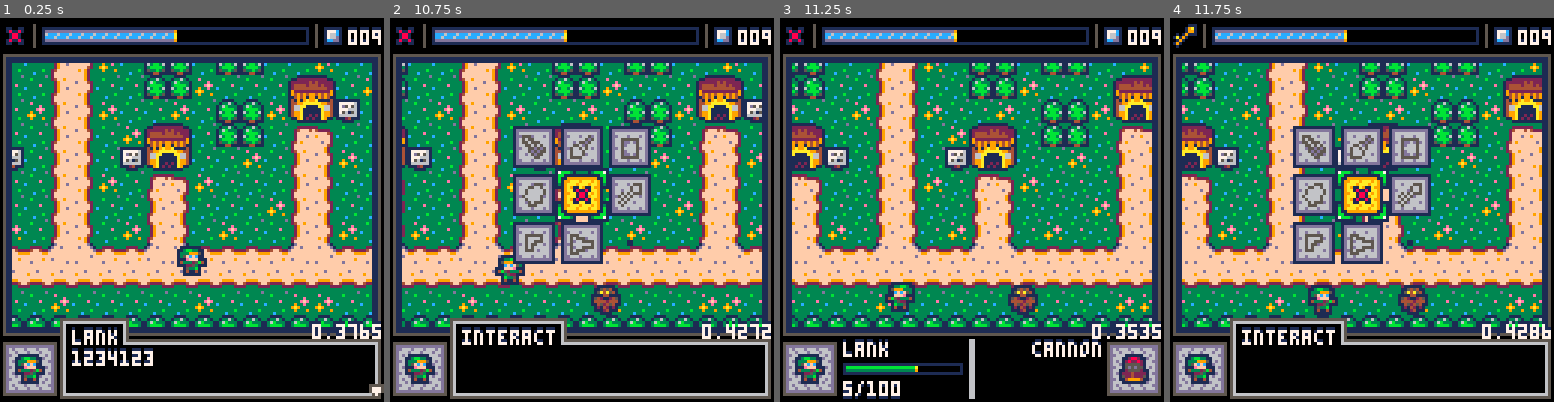
Above: before the commit, frames 1-4 (left to right).
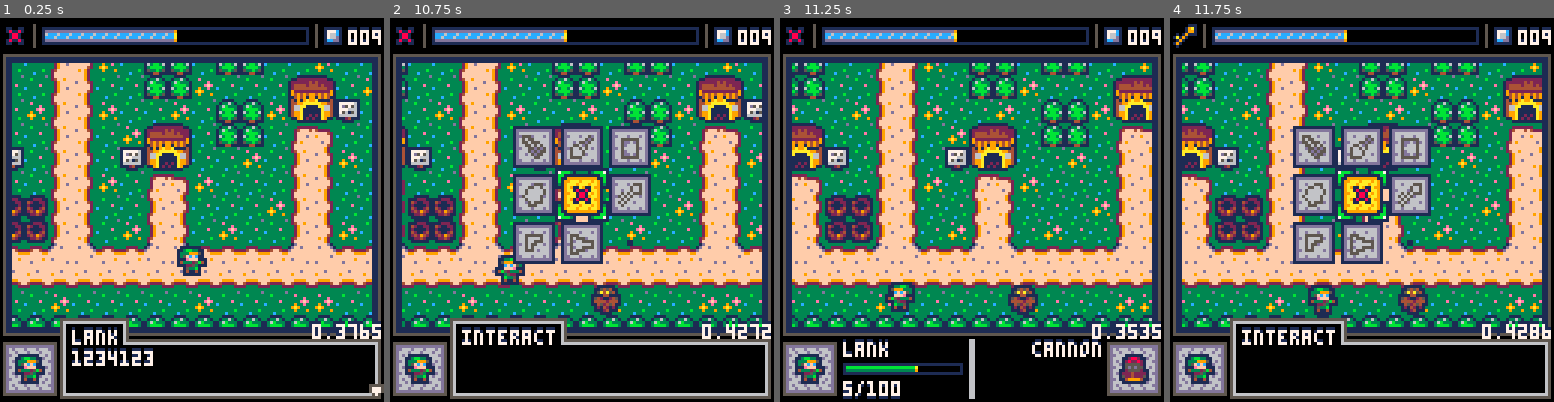
Above: after the commit, the same moments.

Repository: alanxoc3/zeldo-game
Game: PICO-8 cartridge zeldo.p8
Same seed, same stepped clock (60 frames per second), same inputs: the game is played once before the commit and once after it.
Inputs:
- Up to frame 1 (0.25 s): no input
- Up to frame 2 (10.75 s): tap O (Z key) at 0.33, 0.7, 1.43, 2.22, 3.1, 3.98, 4.87, 5.75, 6.63, 7.52, 8.4, 9.28, 10.17 s; tap X (X key) at 1.07, 2.07, 2.4, 2.73, 3.07, 3.4, 3.73, 4.07, 4.4, 4.73, 5.07, 5.4, 5.73, 6.07, 6.4, 6.73, 7.07, 7.4, 7.73, 8.07, 8.4, 8.73, 9.07, 9.4, 9.73, 10.07, 10.4, 10.73 s; hold Left 1.97-2.37 s; hold Down 2.42-2.82 s; hold Right 2.87-3.53 s; hold Up 3.58-4.08 s; hold Right 4.13-4.53 s; hold Down 4.58-5.08 s; hold Left 5.13-5.8 s; hold Up 5.85-6.18 s; hold Left 6.23-6.63 s; hold Down 6.68-7.08 s; hold Right 7.13-7.8 s; hold Up 7.85-8.35 s; hold Right 8.4-8.8 s; hold Down 8.85-9.35 s; hold Left 9.4-10.07 s; hold Up 10.12-10.45 s; hold Left from 10.5 s (still down)
- Up to frame 3 (11.25 s): release Left at 10.9 s; hold Down from 10.95 s (still down); tap O (Z key) at 11.05 s; tap X (X key) at 11.07 s
- Up to frame 4 (11.75 s): release Down at 11.35 s; tap X (X key) at 11.4, 11.73 s; hold Right from 11.4 s (still down)

The runs differ from the first frame. In frame 1, 1.1% of the frame differs, in the area x 3-13%, y 46-59%; in frame 2, 1.5%, in the area x 4-18%, y 46-59%; in frame 3, 1.5%; in frame 4, 1.5%.

Commit message:
Inprovement to dirt and ash. Also added Bones sprite.

Diff:
--- a/zeldo.p8
+++ b/zeldo.p8
@@ -290,164 +290,164 @@
 0000000000020202000000000000000000000000000202020000000000000000000000000002020200000000000000000202000202020202000000000000000000000000000000000000000000000000020202000000020200000000000000000202020202020201000000000000000002020202020202020000000000000000
 __map__
 d7d6d6d6d6d6d6d6d7d6d6d6d6d6d6d6d7d6d6d6d6d6d6d6d7d6d6d6d6d6d6d6b6b70303030303030303030303030303b6b7a5a6a6a6a6a6a6a6a6a6a6a6959606060606060606060606060606060606676667666766671414666766676667660404040404040404040404040404040434363636363636363636363636363636
-d7333120201515d7d7151515151515d7d7111111111111d7d7311515151531d7c4c58081818203808181818181818203b6b78081818181820202020202029596060616161616161717161616161616066667666766676614146766676667666704030303031212a3a41212030303030434041313131313131313131313130434
-d7151520201515d7d7151515151515d7d7111111111111d7d7151515151515d7d4d5a08483a203a08483a1a1a1849203b6b79083a1a18492141414141414a5a60616161616161617171616161616160697666766671414141414146667666795040312121212b0b3b4b012121212030434131313131313131313131313131334
-d7323215153232d7d7323209083232d7d7111111111111d7d7151520201515d7b6b70390920303039092120312909203b6b790920202909381818181818181810616161616161617171616161616160696971414141414424314141414149596040312121212b11212b112121212030434131313131313131313131313131334
+d7333120201515d7d7151515151515d7d7111111111111d7d7311515151531d7c4c58081818203808181818181818203b6b78081818181820202020202029596060616161616161717161616161616066667666766676614146766676667666704030303031212a3a41229030303030434041313131313131313131313130434
+d7151520201515d7d7151515151515d7d7111111111111d7d7151515151515d7d4d5a08483a203a08483a1a1a1849203b6b79083a1a18492141414141414a5a60616161616161617171616161616160687666766671414141414146667666795040312291212b0b3b4b012121212030434131313131313131313131313131334
+d7323215153232d7d7323209083232d7d7111111111111d7d7151520201515d7b6b70390920303039092120312909203b6b790920202909381818181818181810616161616161617171616161616160697871414141414424314141414149596040312121212b11229b112121229030434131313131313131313131313131334
 d7311515151531d7d7311515151531d7d7111111111111d7d7151520201515d7b6b70390921203129092030303909203b6b7909202029083a1a18483a1a1a1a106171717161616171716161617171706969714424314145253141442431495960403030312121212121212120303030434131313131313131313131313131334
-d7151515151515d7d7151515151515d7d7111111111111d7d7151515151515d7b6b70390938181819493820380949381b6b7909381819492020290921414858606161617161616171716161617161606969714525314141414141452531495960403030303031212121203120303030434131313131313131313131313131334
-d7311515151531d7d7311515151531d7d7111111111111d7d7311515151531d7b6b703a0a1a1a1a1a1a1a203a0a1a1a1b6b7a0a18483a1a2020290921414959606161617161616171716161617161606969714141414141414141414141495960412121203031212121203121212120434131313131313131313131313131334
+d7151515151515d7d7151515151515d7d7111111111111d7d7151515151515d7b6b70390938181819493820380949381b6b7909381819492020290921414858606161617161616171716161617161606969714525314141414141452531495960403030303032912121203120303030434131313131313131313131313131334
+d7311515151531d7d7311515151531d7d7111111111111d7d7311515151531d7b6b703a0a1a1a1a1a1a1a203a0a1a1a1b6b7a0a18483a1a2020290921414959606161617161616171716161617161606969714141414141414141414141495960429121203031212121203121229120434131313131313131313131313131334
 d6d6d6c6c7d6d6d7d6d6d6c6c7d6d6d7d6d6d61111d6d6d7d6d6d6c6c7d6d6d7b6b70303030303030303030303030303b6b7141490921414141490921414959606171717161616171716161617171706969714424314141414141442431495960432051212041212033204121205320434131313131313131313131313131334
-d7d6e7e7e7e7d6d6d7d6e7e7e7e7d6d6d7d6e7e7e7e7d6d6d7d6e7c6c7e7d6d603030303030303030303030303030303b6b7141490921414141490921414959606161616161616171716161616161606969714525314144243141452531495960412121212031212120303031212120434131313131313131313131313131334
-d733f7f7f7f733d7d731f7f7f7f731d7d733f7f7f7f733d7d733f71515f733d70303031212121212121212121203b5b6b6b7141490920202808194938182959606161616161616171716161616161606969714141414145253141414141495960412121203030312121203031212120434131313131313131313131313131334
-d7151515151515d7d7151515151515d7d7151515151515d7d7151515151515d70303121203120380818181818182b5b6b6b71414909202029083a1a18492959606061616161616171716161616160606969686868714141414141485868696960412043232050303121205323204120434041313131313131313131313130434
-d7424315154243d7d7151515151515d7d7153315153315d7d7313115153131d7818181820303039083a1a1a18492c4c5c4c5808194938181949202029092959606060606060606161606060606060606969696969786871414858695969696960412121212121212121212120303120436363636363637131335363636363634
-d7525315155253d7d7151515151515d7d7151515151515d7d7151515151515d7a1a184938181819492030303a0a2d4d5d4d5a0a1a1a1a1a18492020290929596060606060606061616060606060606060606060696969796a71414a5969596960412121212121212121212030303120434363636363637131335363636363636
+d7d6e7e7e7e7d6d6d7d6e7e7e7e7d6d6d7d6e7e7e7e7d6d6d7d6e7c6c7e7d6d603030303030303030303030303030303b6b7141490921414141490921414959606161616161616171716161616161606969714525314144243141452531495960412121212032912120303031212120434131313131313131313131313131334
+d733f7f7f7f733d7d731f7f7f7f731d7d733f7f7f7f733d7d733f71515f733d70303031212121212121212121203b5b6b6b7141490920202808194938182959606161616161616171716161616161606969714141414145253141414141495960412291203030312121203032912120434131313131313131313131313131334
+d7151515151515d7d7151515151515d7d7151515151515d7d7151515151515d70303121203120380818181818182b5b6b6b71414909202029083a1a18492959606061616161616171716161616160606969786868714141414141485868696960412043232050303121205323204120434041313131313131313131313130434
+d7424315154243d7d7151515151515d7d7153315153315d7d7313115153131d7818181820303039083a1a1a18492c4c5c4c5808194938181949202029092959606060606060606161606060606060606969796969787871414858695969696960412121212291212121212120303120436363636363637131335363636363634
+d7525315155253d7d7151515151515d7d7151515151515d7d7151515151515d7a1a184938181819492030303a0a2d4d5d4d5a0a1a1a1a1a18492020290929596060606060606061616060606060606060606060696979796a71414a5959696960412121212121212122912030303120434363636363637131335363636363636
 d7151515151515d7d7301515151530d7d7151515151515d7d7241515151524d70303a0a1a1a1a1a1a20312031212b5b6b6b714141414141490938181949295960616161616161616160606161616161616161606969697a702808214a59596960432051212043232323204323205120434131313131313131304424313131334
-d7151515151515d7d7151515151515d7d7151515151515d7d7151515151515d70303031212121212121212121203b5b6b6b7020202020202a0a1a1a1a1a2959606161616161616161606061658161616165916069696970202909214149596960412121212031212121212121212120434131313131313131304525313131334
-d6d6d6c6c7d6d6d7d6d6d6c6c7d6d6d7d6d6d6c6c7d6d6d7d6d6d6c6c7d6d6d70303030303030303030303030303b5b6b6b785868686868686868686868695960616160606060616160606161616694e161616069696a7020290921414a596960412121203031212121203323232320434131304040404131304040404131334
+d7151515151515d7d7151515151515d7d7151515151515d7d7151515151515d70303031212121212121212121203b5b6b6b7020202020202a0a1a1a1a1a295960616161616161616160606165816161616591606969697020290921414a595960412121212032912121212291212290434131313131313131304525313131334
+d6d6d6c6c7d6d6d7d6d6d6c6c7d6d6d7d6d6d6c6c7d6d6d7d6d6d6c6c7d6d6d70303030303030303030303030303b5b6b6b785868686868686868686868695960616160606060616160606161616694e161616069697a70202909214141495960429121203031212121203323232320434131304040404131304040404131334
 b6b710111111101011111111111111111011111111101111111111101111b5b6b6b701010101010101010101010101010101010101010101010101010101b5b60616161642430642430606165a161616166c1606a6a71402029092141414a5a60412120303051203323232031212120434131304131304131313131304131334
-b6b701010101010101010101010101626301010101010101010101010101b5b6b6b711111111111110101111111011747411110110111111111011111110b5b606161616525306525306061616161616161616069714140202909381818214950412121203121212120312121212120434131304131304131313131304131334
-b6b701011101011111111001010101727301010101101111100101110101b5b6b6b711111110111111111110111174424374110111111110111111111111b5b606161606060606060606060606061616060606069714140202a0a1a1849214950412121212031212121212121212120434131304131313131304131304131334
+b6b701010101010101010101010101626301010101010101010101010101b5b6b6b711111111111110101111111011747411110110111111111011111110b5b606161616525306525306061616161616161616069714140202909381818214950412121203121212120329121212120434131304131304131313131304131334
+b6b701011101011111111001010101727301010101101111100101110101b5b6b6b711111110111111111110111174424374110111111110111111111111b5b606161606060606060606060606061616060606069714140202a0a1a1849214950412121229032912121212121212120434131304131313131304131304131334
 b6b711111001011001011111111033808201101111110101110101111110b5b6b6b711100101010101010101011174525374100111110101011110011011b5b606161616161616161616161616161616161616069714140202020202909214950432051212043232033232320312120434131304131313131304131304131334
-b6b710111111101101011101011111909210110101110101111110111111b5b6b6b710110110111111111110011110747411110111100101011111011110b5b606161616161616161616161616161616161616069714140202020202909214950412121212121212121212121212120434131304040404131304040404131334
-b6b711111162631111111001011111909211110101101111116263111011b5b6b6b711110111111110111110010101010101010111111011111111011111b5b606060606060606060606060606061616060606069714808181818181949214950412121212121212121203031212120434131313424304131313131313131334
+b6b710111111101101011101011111909210110101110101111110111111b5b6b6b710110110111111111110011110747411110111100101011111011110b5b606161616161616161616161616161616161616069714140202020202909214950412291212121212121212291212120434131304040404131304040404131334
+b6b711111162631111111001011111909211110101101111116263111011b5b6b6b711110111111110111110010101010101010111111011111111011111b5b606060606060606060606060606061616060606069714808181818181949214950412121212122912121203031212120434131313424304131313131313131334
 b6b711113372731101011110111110909210111110110101107273331110b5b6b6b711110111110101011111111111101011111011111111111011011111b5b6060606060606060606060606060616160606060697149083a1a1a1a1a1a214950412043232050332320304323204120434131313525304131313131313131334
-b6b710111180821001011162631111909211106263110101118082111111b5b6b6b711100111100101011111010101010101010101010101010101011011b5b606424316161616424306064243161616064243069714909202020202021414950412121212121212120303121212120436363636363637131335363636363634
-b6b711101190921111111172733311909211337273111110119092101111b5b6b6b711111111111011111110011110111111111110101111111110111111b5b606525316161616525306065253161616065253069714909202020202021414950412121212121212120303121212120434363636363637131335363636363636
+b6b710111180821001011162631111909211106263110101118082111111b5b6b6b711100111100101011111010101010101010101010101010101011011b5b606424316161616424306064243161616064243069714909202020202021414950412121212121212290303121212290436363636363637131335363636363634
+b6b711101190921111111172733311909211337273111110119092101111b5b6b6b711111111111011111110011110111111111110101111111110111111b5b606525316161616525306065253161616065253069714909202020202021414950429121212121212120303291212120434363636363637131335363636363636
 b6b711111190921110111180821111909210118082101111119092111111b5b6b6b710111110111111111111011001010101111111111111111011111110b5b606161606060606060606060606160606061616069714909381818202021414950432323232320312120303121212120434131313131313131313131313131334
-b6b711111090921011111090921111909211119092111111109092111110b5b6b6b701010101010101010101011133010133100101010101010101010101b5b606161606424316161616161616164243061616069714a0a1a1849202021414950403031212030312120303120332320434131313131313131313131313131334
-b6b711111090921111101190921011909211109092111011119092101111b5b6b6b711101111111111111110111111111111111011111110111111111111b5b606161606525316161616161616165253061616069714141414909202021485860403031212050312120303121212120434132213131313131313131313221334
-c4c580818194938181818194938181949381819493818181819493818182c4c5c4c580818181818181818181818181818181818181818181818181818182c4c50616160606061606060606060606060606161606a714141414909202028596968181818181818181820303808181818134131313131313131313131313131334
+b6b711111090921011111090921919909211119092111111109092111110b5b6b6b701010101010101010101011133010133100101010101010101010101b5b606161606424316161616161616164243061616069714a0a1a1849202021414950403031919030312120303120332320434131313131313131313131313131334
+b6b711111090921111101190921919909211109092111011119092101111b5b6b6b711101111111111111110111111111111111011111110111111111111b5b606161606525316161616161616165253061616069714141919909202021485860403031919050329120303121229120434132213131313131313131313221334
+c4c580818194938181818194938181949381819493818181819493818182c4c5c4c580818181818181818181818181818181818181818181818181818182c4c50616160606061606060606060606060606161606a714141919909202028595968181818181818181820303808181818134131313131313131313131313131334
 d4d5a0a1a1a1a1a1a1a1a1a1a1a1a1a1a1a1a1a1a1a1a1a1a1a1a1a1a1a2d4d5d4d5a0a1a1a1a1a1a1a1a1a1a1a1a1a1a1a1a1a1a1a1a1a1a1a1a1a1a1a2d4d50642430616161642430606424316161616424306818181818194920202959696a1a1a1a1a1a1a1a1a20303a0a1a1a1a134131313131313131313131313131334
-b6b701011111111111101011111111101111111111101111111010111110b5b6b6b711111111111010111111111011111110111111101111111111111011b5b60652530616161652530606525316161616525306a1a1a1a1a1a1a202859596960403121212121212120303121212120434131313131313131313131313131334
-b6b701010101010101010101010101010101010101010101010101010101b5b6b6b701010101010101010101010101010101010101010101010101010101b5b606060606161606060606060606060606060606068686868686868686969596960404040404040404040404040404040436363636363637131335363636363634
-…(130 lines of a section not shown)…
+b6b701011111111111101011111111101111111111101111111010111110b5b6b6b711111111111010111111111011111110111111101111111111111011b5b60652530616161652530606525316161616525306a1a1a1a1a1a1a202859596960403121212291212120303291212120434131313131313131313131313131334
+b6b701010101010101010101010101010101010101010101010101010101b5b6b6b701010101010101010101010101010101010101010101010101010101b5b606060606161606060606060606060606060606068686868686868686959696960404040404040404040404040404040436363636363637131335363636363634
+…(130 lines of a section not shown)…
Not shown, changed: 20 lines of the sprite sheet (__gfx__) section of zeldo.p8
